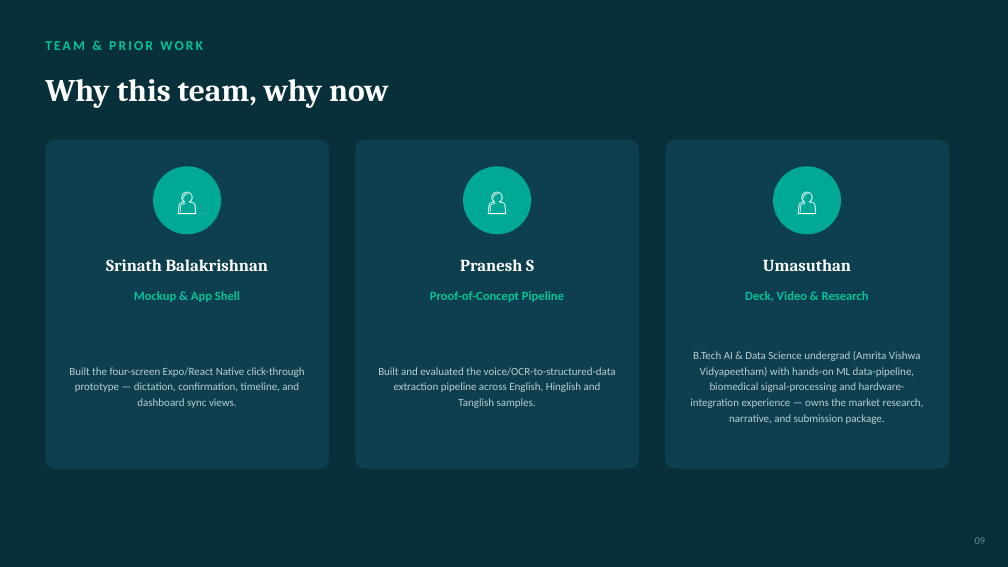
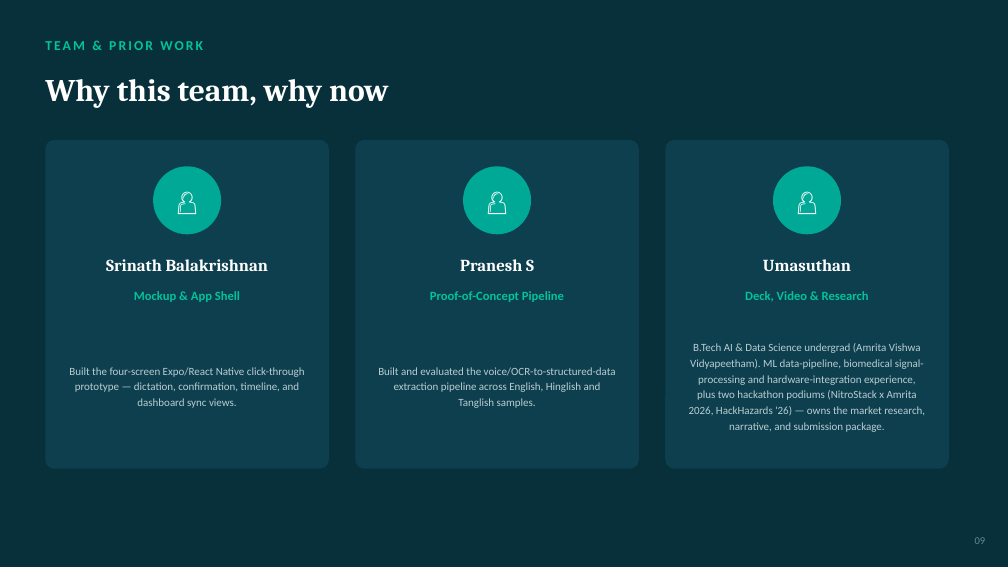
Before and after one commit to Team-DROS/IQOO, a slide deck: slide 9 of docs/VaidyaVani_Deck.pptx. Drawn at 1008x567 pixels with LibreOffice and Linux fonts; fonts in the diff are those of the drawing. Boxes give left, top, right and bottom in pixels: in the first picture for what was removed or moved away, otherwise in the second. Text is boxed around its words. In the diff, an @@ line names an element or a change of style, - is before the commit and + after.

```diff
--- a/docs/VaidyaVani_Deck.pptx
+++ b/docs/VaidyaVani_Deck.pptx
@@ text at (689, 343, 925, 432): text changed @@
-B.Tech AI & Data Science undergrad (Amrita Vishwa Vidyapeetham) with hands-on ML data-pipeline, biomedical signal-processing and hardware-integration experience — owns the market research, narrative, and submission package.
+B.Tech AI & Data Science undergrad (Amrita Vishwa Vidyapeetham). ML data-pipeline, biomedical signal-processing and hardware-integration experience, plus two hackathon podiums (NitroStack x Amrita 2026, HackHazards '26) — owns the market research, narrative, and submission package.
```
Also in this commit, not shown: 1 slide added, 1 other file.
